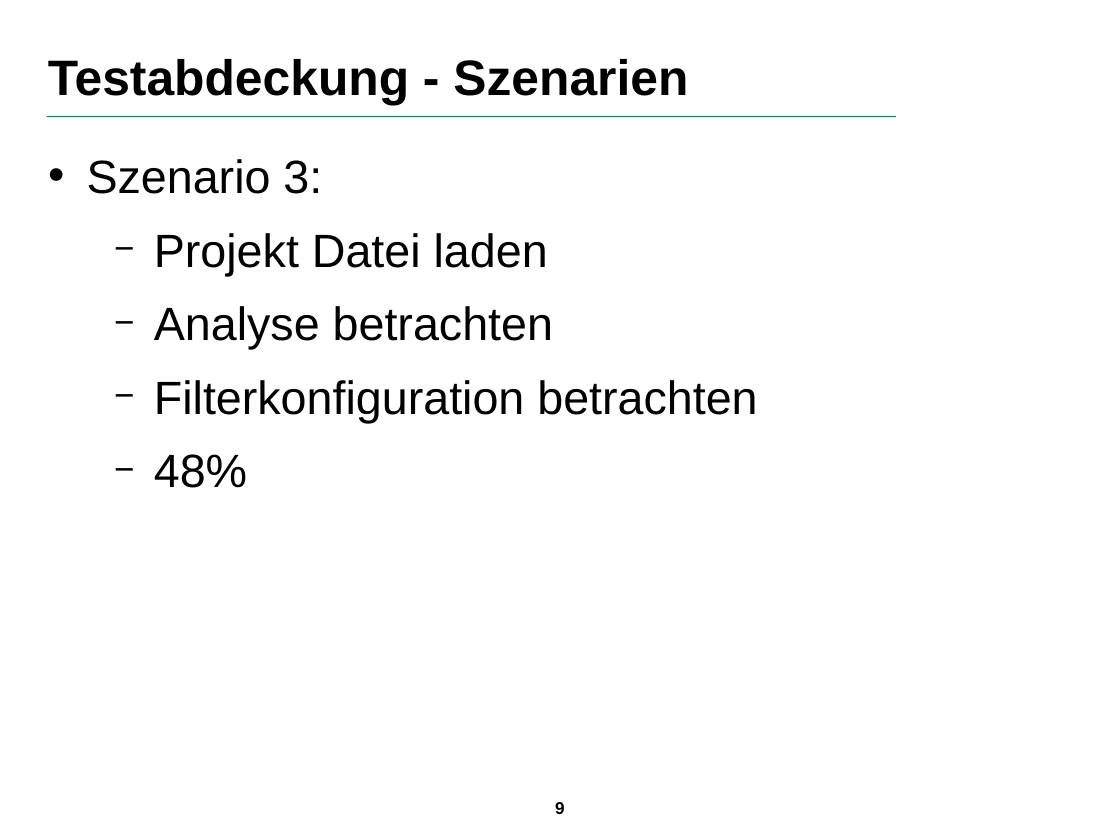
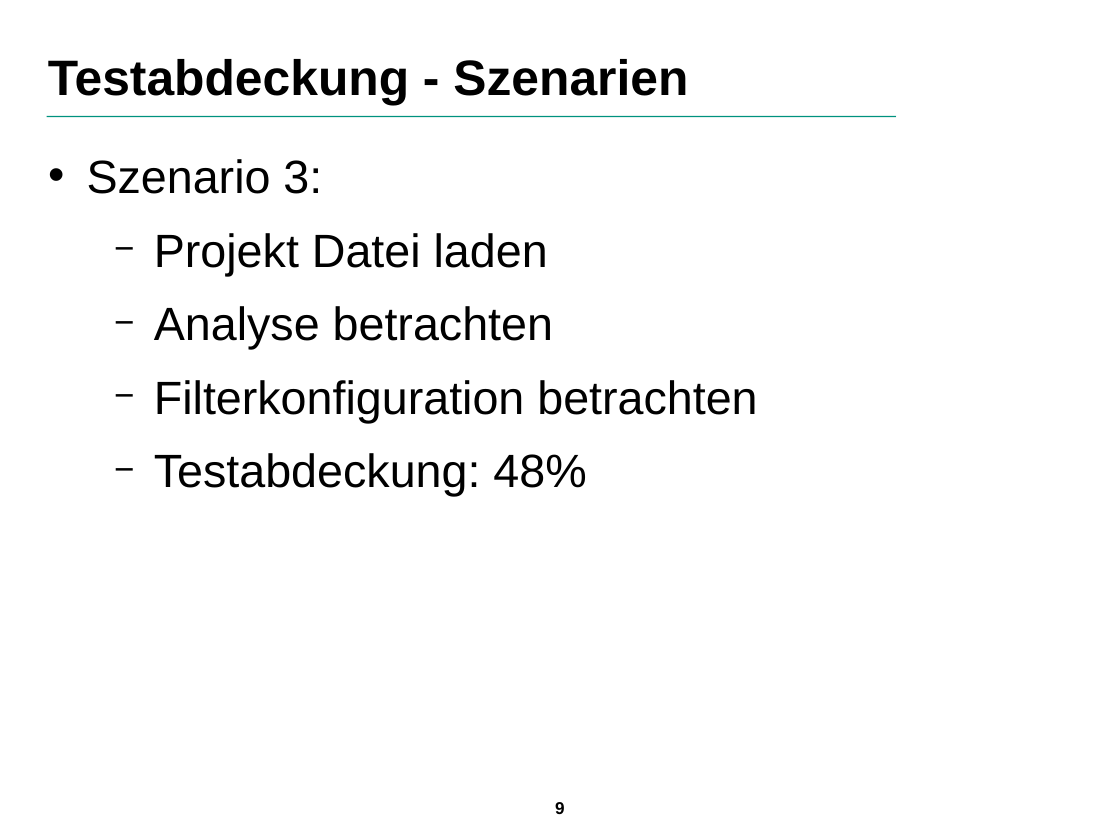
Before and after one commit to SuppenGeist/pse-ws1516-videoencoder-ta, a slide deck: slide 9 of Qualitätssicherung/Präsentation/Praesentation.odp. Drawn at 1120x840 pixels with LibreOffice and Linux fonts; fonts in the diff are those of the drawing; background and template pictures are left out. Boxes give left, top, right and bottom in pixels: in the first picture for what was removed or moved away, otherwise in the second. Text is boxed around its words. In the diff, an @@ line names an element or a change of style, - is before the commit and + after.

```diff
--- a/Qualitätssicherung/Präsentation/Praesentation.odp
+++ b/Qualitätssicherung/Präsentation/Praesentation.odp
@@ text at [154,453,586,497]: text changed @@
-  − 48%
+  − Testabdeckung: 48%
```
Also in this commit, not shown: 4 other slides changed, 1 slide added.
